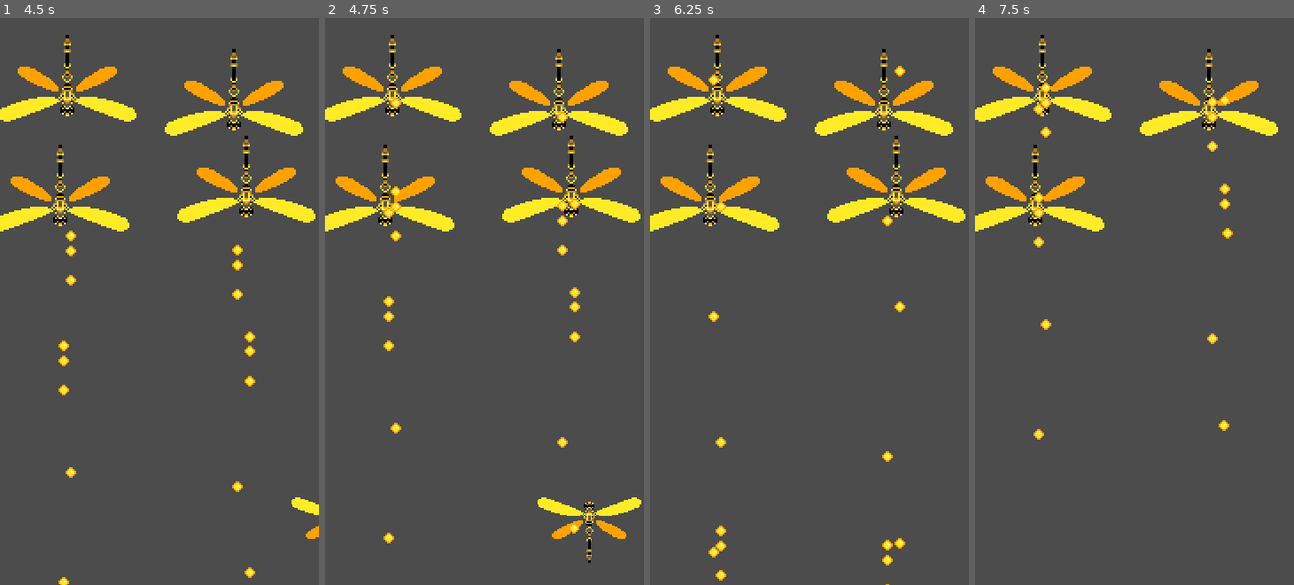
Above: before the commit, frames 1-4 (left to right).
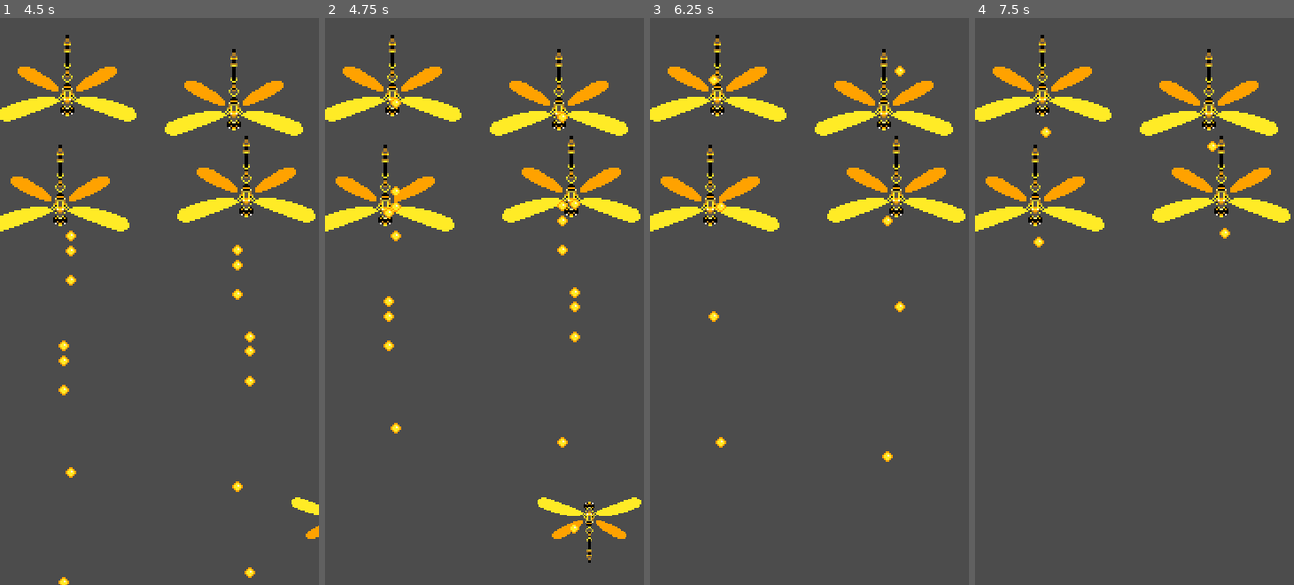
Above: after the commit, the same moments.

Repository: juliopcrj/Libelitos
Game: Godot game, scene res://Scenes/Za_Warudo.tscn
The game is run twice, just before and just after one commit, with the same random seed, the same clock (stepped at 60 frames per second) and the same inputs.
Inputs:
- Up to frame 1 (4.5 s): hold Right (ui_right) 0.53-1.28 s; tap Space (ui_select) at 0.77, 1.52, 3.02, 3.77 s; hold Down (ui_down) 1.28-2.03 s; hold Right (ui_right) 2.03-2.78 s; hold Up (ui_up) 2.78-3.53 s; hold Left (ui_left) from 3.53 s (still down)
- Up to frame 2 (4.75 s): keep holding Left (ui_left); tap Space (ui_select) at 4.52 s
- Up to frame 3 (6.25 s): release Left (ui_left) at 5.03 s; hold Down (ui_down) 5.03-5.78 s; hold Right (ui_right) from 5.78 s (still down); tap Space (ui_select) at 6.02 s
- Up to frame 4 (7.5 s): release Right (ui_right) at 6.53 s; hold Up (ui_up) 6.53-7.28 s; tap Space (ui_select) at 6.77 s; hold Right (ui_right) from 7.28 s (still down)

Frame 1 is identical in both runs. In frame 2, less than 0.1% of the frame differs, in the area x 18-22%, y 90-93%; in frame 3, 0.3%; in frame 4, 2.2%, in the area x 18-99%, y 11-75%.

Commit message:
Projéteis descartados ao sair da tela (vertical)

Diff:
--- a/Scripts/Projectile.gd
+++ b/Scripts/Projectile.gd
@@ -1,13 +1,15 @@
 extends KinematicBody2D
 
 const velocity = Vector2()
+var SCREEN_SIZE = Vector2(ProjectSettings.get("display/window/size/width"),
+						  ProjectSettings.get("display/window/size/height"))
 
 func prepare(x, y):
 	velocity.x = x
 	velocity.y = y
 
 func _physics_process(delta):
-	if(position.y < 0) || get_slide_count() == 1:
+	if(position.y < 0) || position.y > SCREEN_SIZE.y || get_slide_count() == 1:
 		queue_free()
 	move_and_slide(velocity)
 	#for i in range(get_slide_count() -1 ):
Not shown, changed: .gitignore
